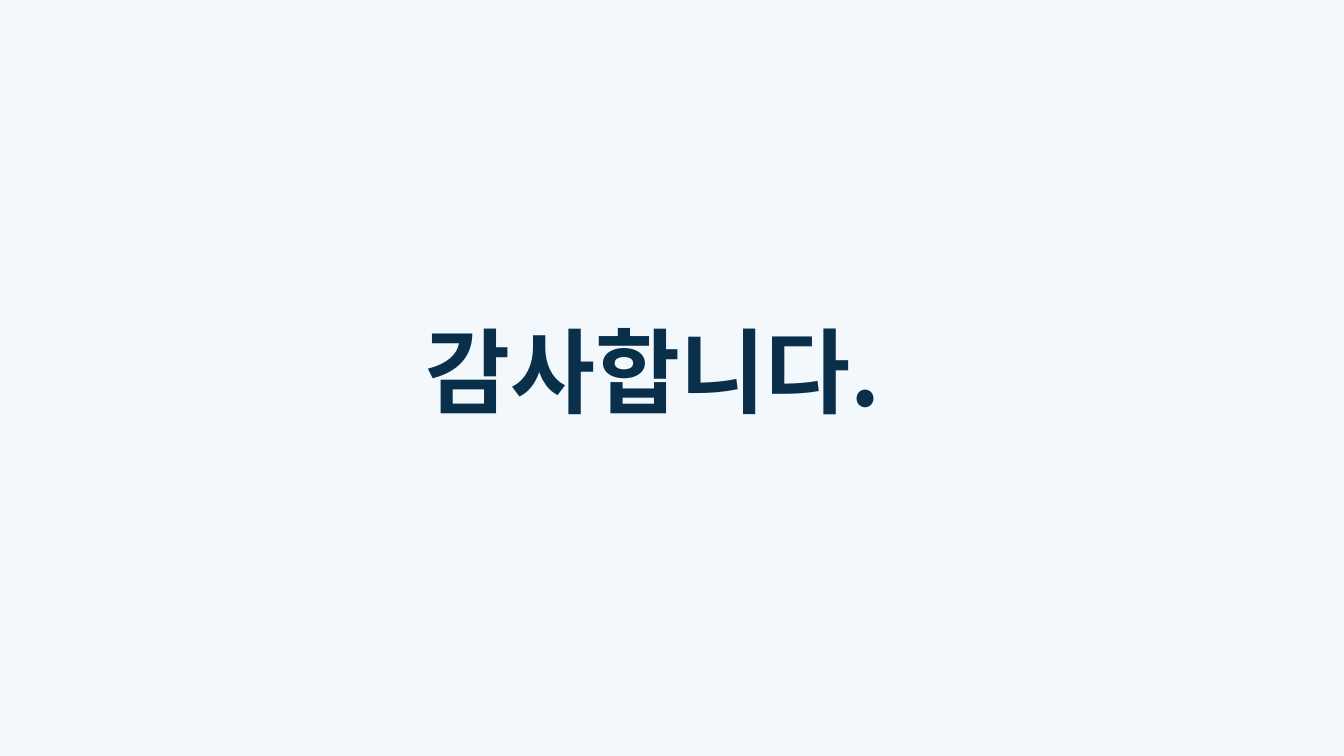
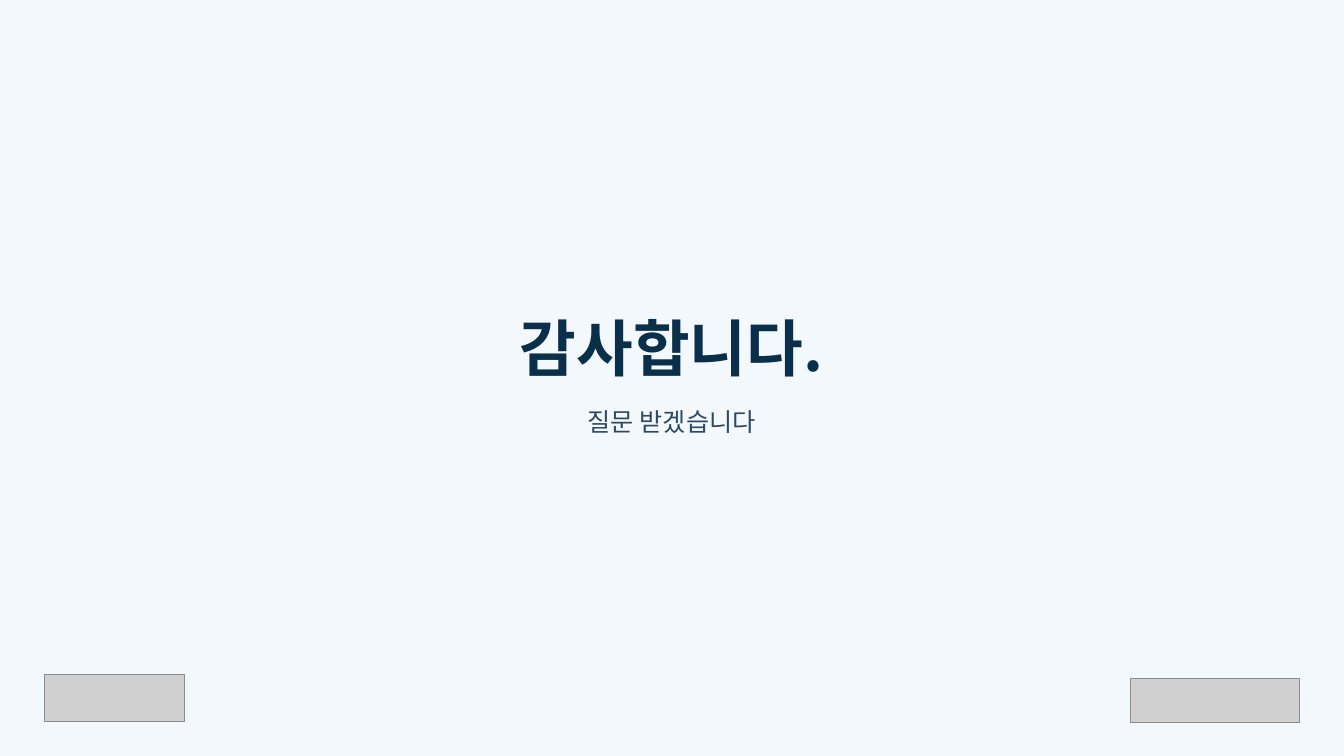
Before and after one commit to hajin-eng/team1-deeplearning, a slide deck: slide 14 of 최종프로젝트_학생배포/보고서/발표자료_1조.pptx (slide 13 before the commit). Drawn at 1344x756 pixels with LibreOffice and Linux fonts; fonts in the diff are those of the drawing; grey boxes stand for pictures. Boxes give left, top, right and bottom in pixels: in the first picture for what was removed or moved away, otherwise in the second. Text is boxed around its words. In the diff, an @@ line names an element or a change of style, - is before the commit and + after.

```diff
--- a/최종프로젝트_학생배포/보고서/발표자료_1조.pptx
+++ b/최종프로젝트_학생배포/보고서/발표자료_1조.pptx
@@ text "감사합니다.": place and size @@
-text "감사합니다." at [425, 328, 880, 415]
+text "감사합니다." at [520, 319, 824, 377]
@@ text "감사합니다." at [520, 319, 824, 377]: size 66 to 44 pt; alignment left to centre; line spacing 1 to 1.1 @@
@@ text added at [588, 410, 756, 433], 18 pt, text #2E4A60 @@
+질문 받겠습니다
@@ picture added at [44, 675, 185, 722] @@
@@ picture added at [1131, 679, 1300, 723] @@
```
Also in this commit, not shown: 11 other slides changed, 8 slides added, 1 slide removed, 7 other files.
